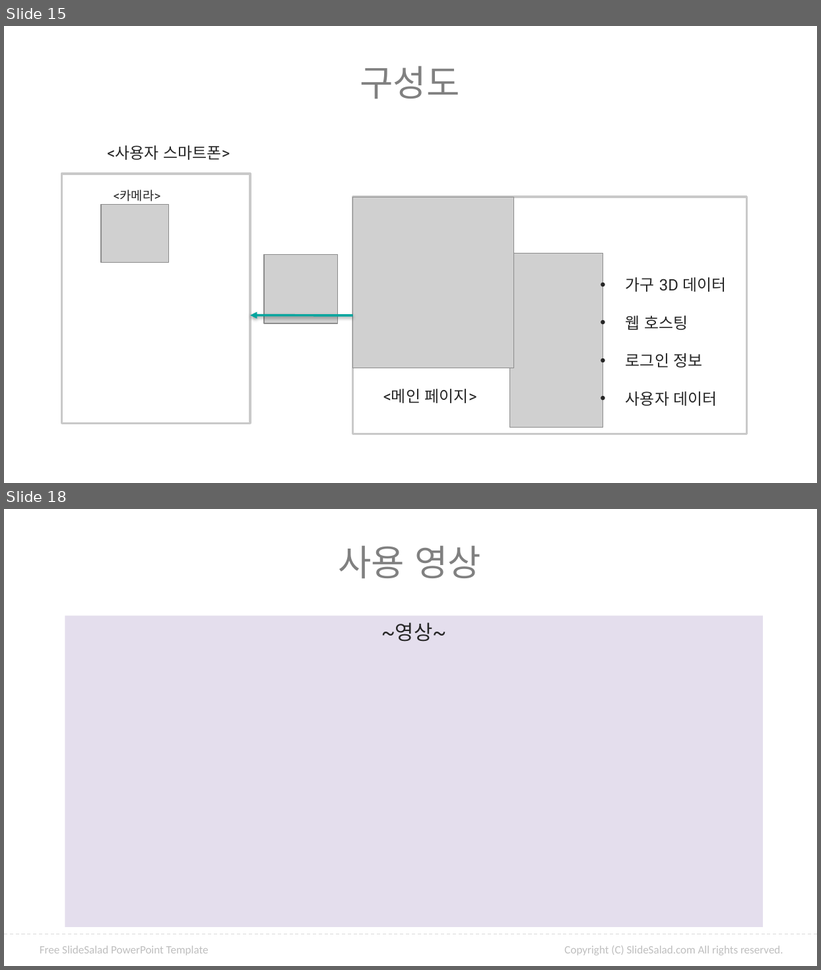
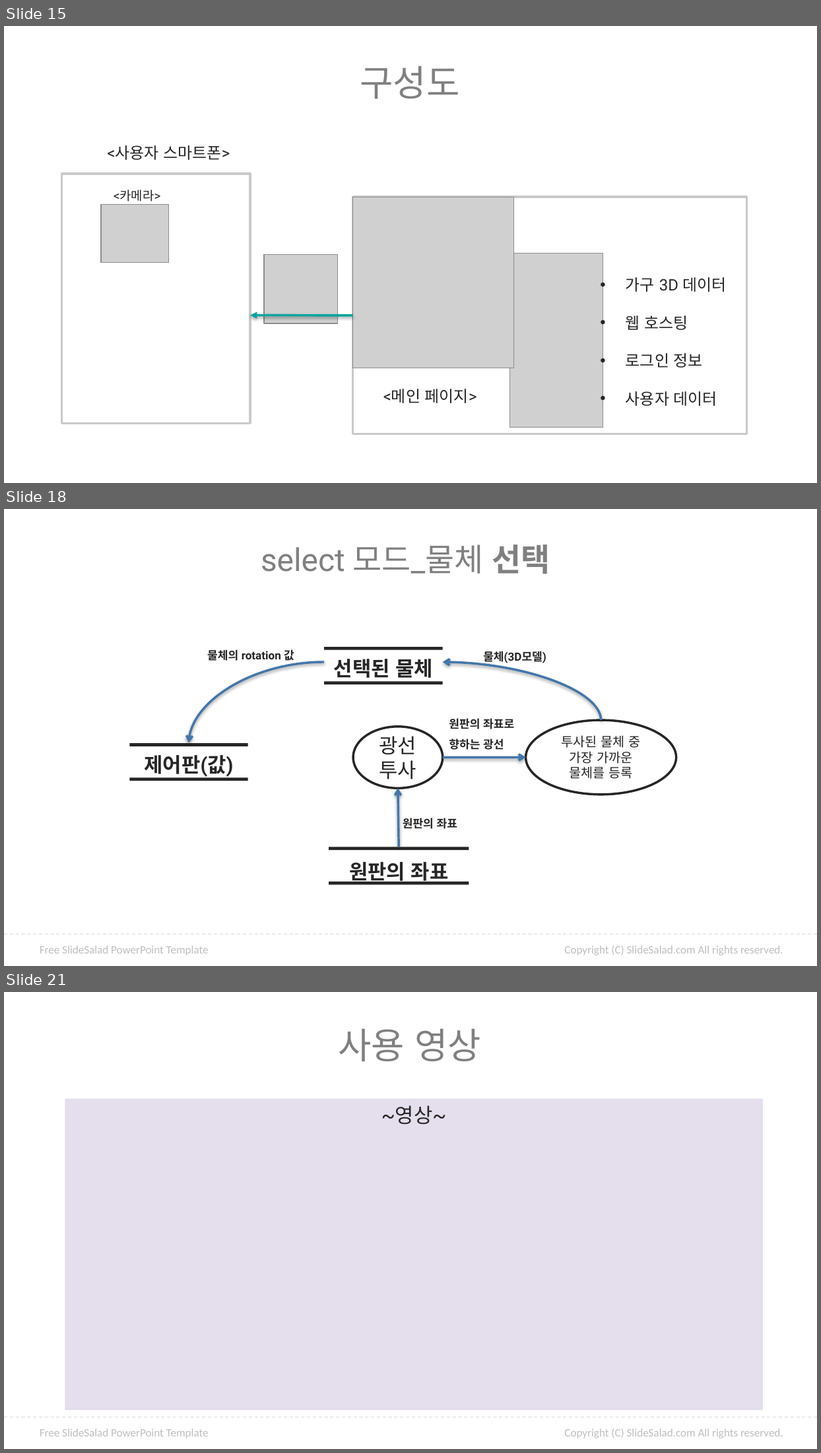
Before and after one commit to ptyoiy/ARwork, a slide deck: 호남-발표자료.pptx. Shown one above the other, each under a label of ours: slides 15 and 18 before the commit, slides 15, 18 and 21 after it; the slides between them are not shown. The pictures are 821x970 and 821x1453 pixels, drawn with LibreOffice and Linux fonts; fonts in the diff are those of the drawing; grey boxes stand for pictures; background and template pictures are left out. Boxes give left, top, right and bottom in pixels: in the first picture for what was removed or moved away, otherwise in the second. Text is boxed around its words. In the diff, an @@ line names an element or a change of style, - is before the commit and + after.

```diff
--- a/호남-발표자료.pptx
+++ b/호남-발표자료.pptx
@@ slide 18 added at box(4, 509, 817, 966), background #FFFFFF; not listed: 3 template elements that a slide beside it also shows @@
@@ text added at box(261, 545, 550, 574), 28 pt, text #808080 @@
+select 모드_물체 선택
@@ rectangle added at box(324, 647, 443, 650), fill #262626 @@
@@ curved arrow added from (324, 662) to (189, 743), #4376AB 2 pt @@
@@ text added at box(207, 650, 294, 661), 10 pt, text #262626, bold @@
+물체의 rotation 값
@@ text added at box(334, 659, 433, 682), 18 pt, text #262626, bold @@
+선택된 물체
@@ curved arrow added from (601, 720) to (443, 662), #4376AB 2 pt @@
@@ text added at box(483, 651, 547, 664), 10 pt, text #262626, bold @@
+물체(3D모델)
@@ rectangle added at box(324, 681, 443, 685), fill #262626 @@
@@ text added at box(449, 718, 514, 750), 10 pt, text #262626, bold @@
+원판의 좌표로
+향하는 광선
@@ ellipse added at box(526, 720, 677, 795), fill #FFFFFF, outline #262626 2 pt, 11.5 pt, text #262626 @@
+투사된 물체 중 가장 가까운 물체를 등록
@@ rectangle added at box(129, 743, 248, 747), fill #262626 @@
@@ ellipse added at box(353, 727, 442, 789), fill #FFFFFF, outline #262626 2 pt, 18 pt, text #262626 @@
+광선 투사
@@ text added at box(144, 755, 233, 778), 18 pt, text #262626, bold @@
+제어판(값)
@@ arrow added from (443, 758) to (526, 758), #4376AB 2 pt @@
@@ rectangle added at box(129, 778, 248, 782), fill #262626 @@
@@ arrow added from (399, 848) to (399, 789), #4376AB 2 pt @@
@@ text added at box(403, 818, 457, 829), 10 pt, text #262626, bold @@
+원판의 좌표
@@ rectangle added at box(329, 848, 468, 850), fill #262626 @@
@@ text added at box(349, 862, 449, 885), 18 pt, text #262626, bold @@
+원판의 좌표
@@ rectangle added at box(329, 882, 468, 885), fill #262626 @@
@@ what was slide 18 is now slide 21 @@
```
Also in this commit, not shown: 3 slides changed, 3 other slides added, 1 slide removed, 7 other files.
